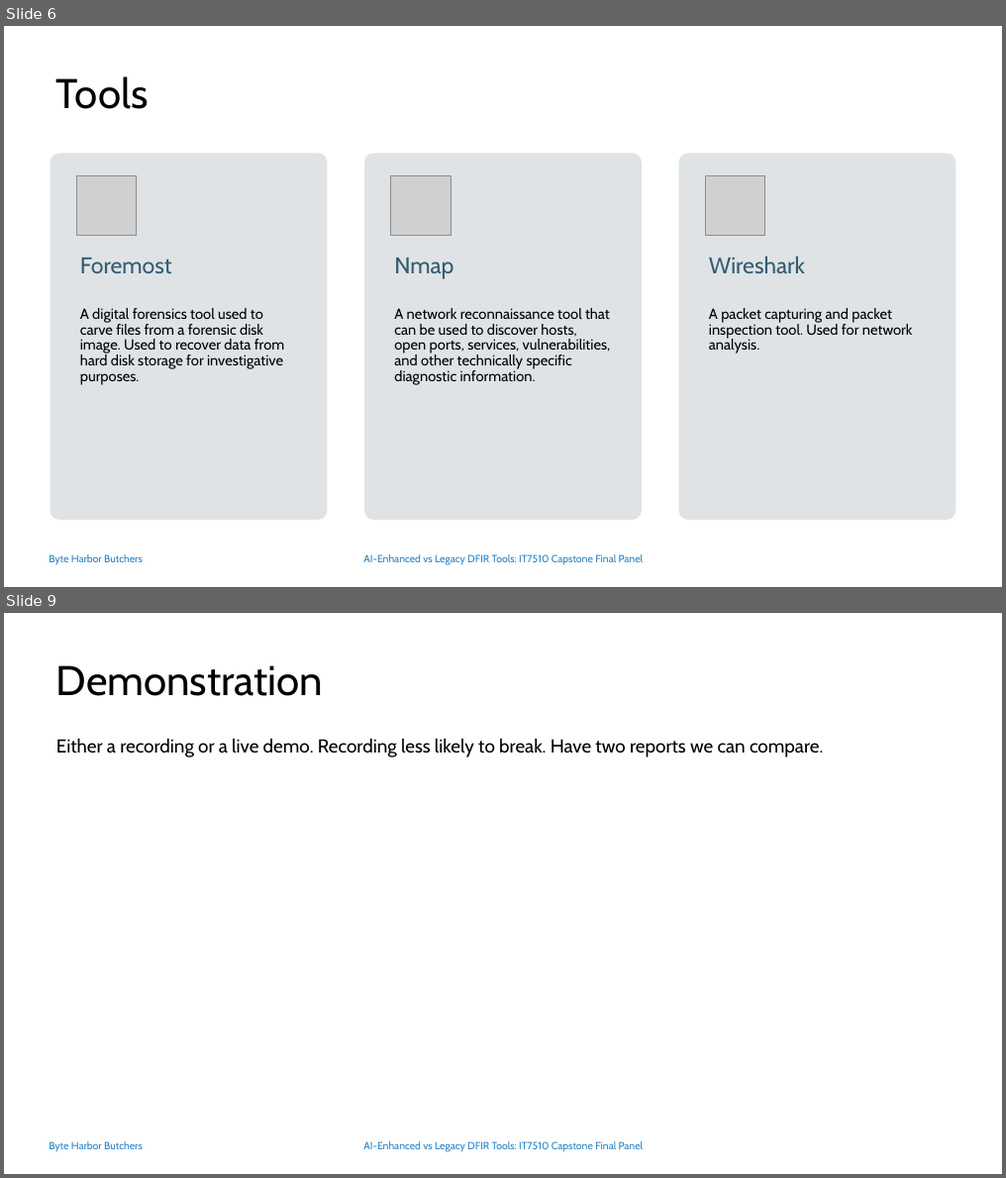
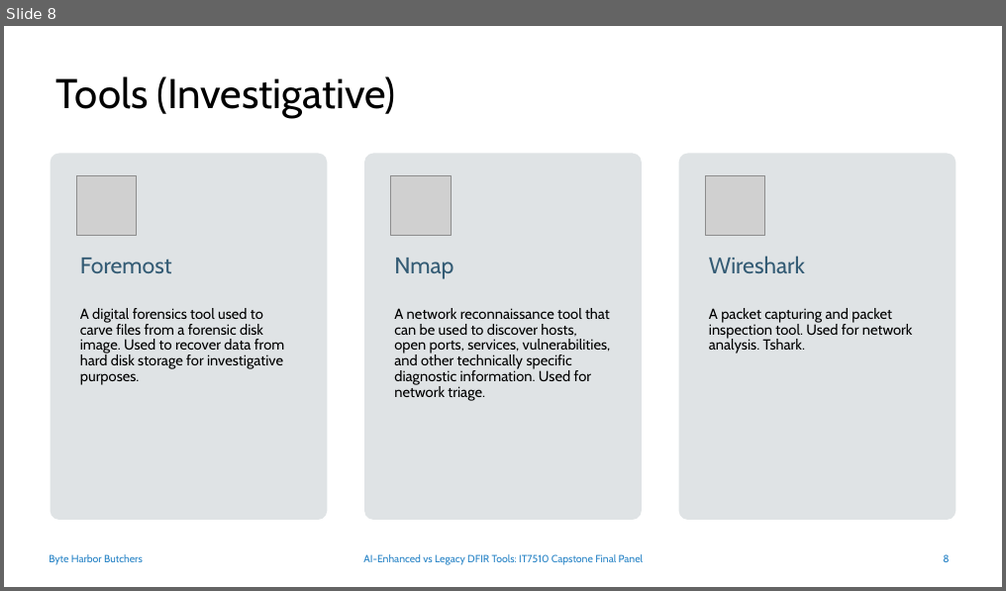
Before and after one commit to DavidSushames/BHB-Capstone, a slide deck: Academic Documents/Final Panel Presentation/Final Panel Slides 1.1 - DS.pptx. Shown one above the other, each under a label of ours: slides 6 and 9 before the commit, slide 8 after it; the slides between them are not shown. The pictures are 1006x1178 and 1006x591 pixels, drawn with LibreOffice and Linux fonts; fonts in the diff are those of the drawing; grey boxes stand for pictures; background and template pictures are left out. Boxes give left, top, right and bottom in pixels: in the first picture for what was removed or moved away, otherwise in the second. Text is boxed around its words. In the diff, an @@ line names an element or a change of style, - is before the commit and + after.

```diff
--- a/Academic Documents/Final Panel Presentation/Final Panel Slides 1.1 - DS.pptx
+++ b/Academic Documents/Final Panel Presentation/Final Panel Slides 1.1 - DS.pptx
@@ slide 9 removed at [4, 613, 1002, 1174], background #FFFFFF; not listed: 2 template elements that a slide beside it also shows @@
@@ title removed at [56, 665, 323, 696] @@
-Demonstration
@@ text removed at [56, 738, 823, 758] @@
-Either a recording or a live demo. Recording less likely to break. Have two reports we can compare.
@@ what was slide 6 is now slide 8 @@
@@ slide 8 changed as well @@
@@ title at [56, 76, 396, 118]: text changed @@
-Tools
+Tools (Investigative)
@@ text at [394, 308, 611, 401]: text changed @@
-A network reconnaissance tool that can be used to discover hosts, open ports, services, vulnerabilities, and other technically specific diagnostic information.
+A network reconnaissance tool that can be used to discover hosts, open ports, services, vulnerabilities, and other technically specific diagnostic information. Used for network triage.
@@ text at [709, 308, 913, 354]: text changed @@
-A packet capturing and packet inspection tool. Used for network analysis.
+A packet capturing and packet inspection tool. Used for network analysis. Tshark.
@@ page number added at [943, 555, 948, 563], 10 pt, text #2683C6 @@
+8
```
Also in this commit, not shown: 5 other slides changed, 16 slides added, 8 other slides removed, 2 other files.
